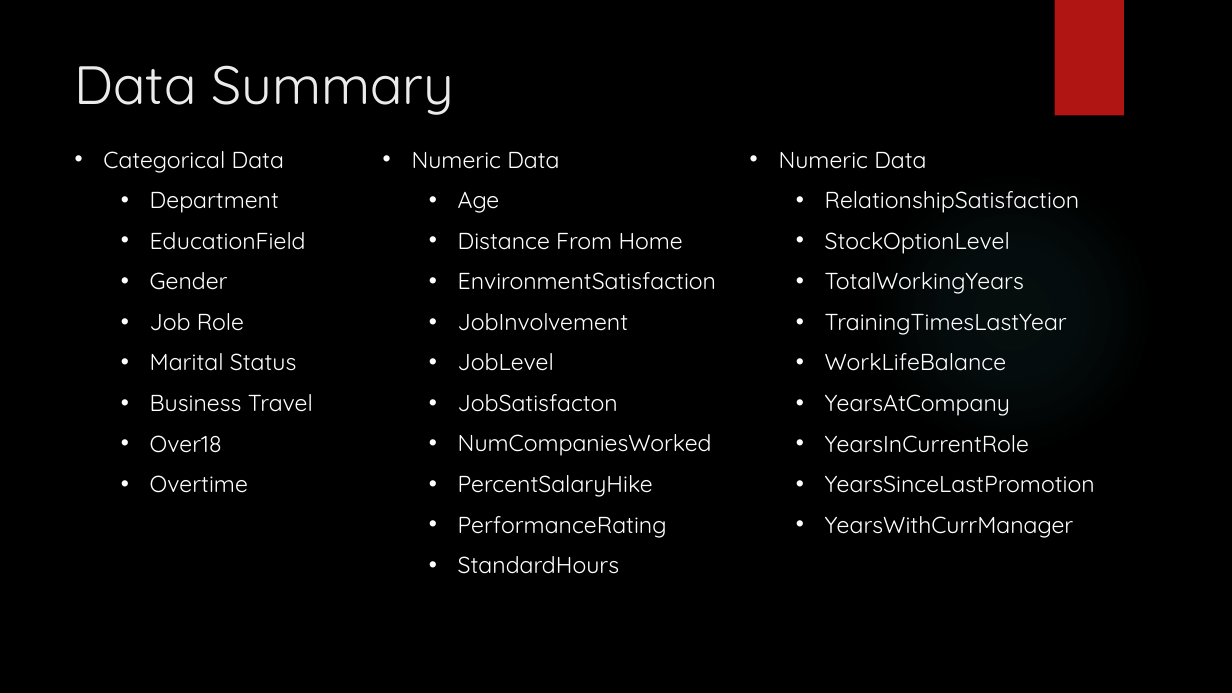
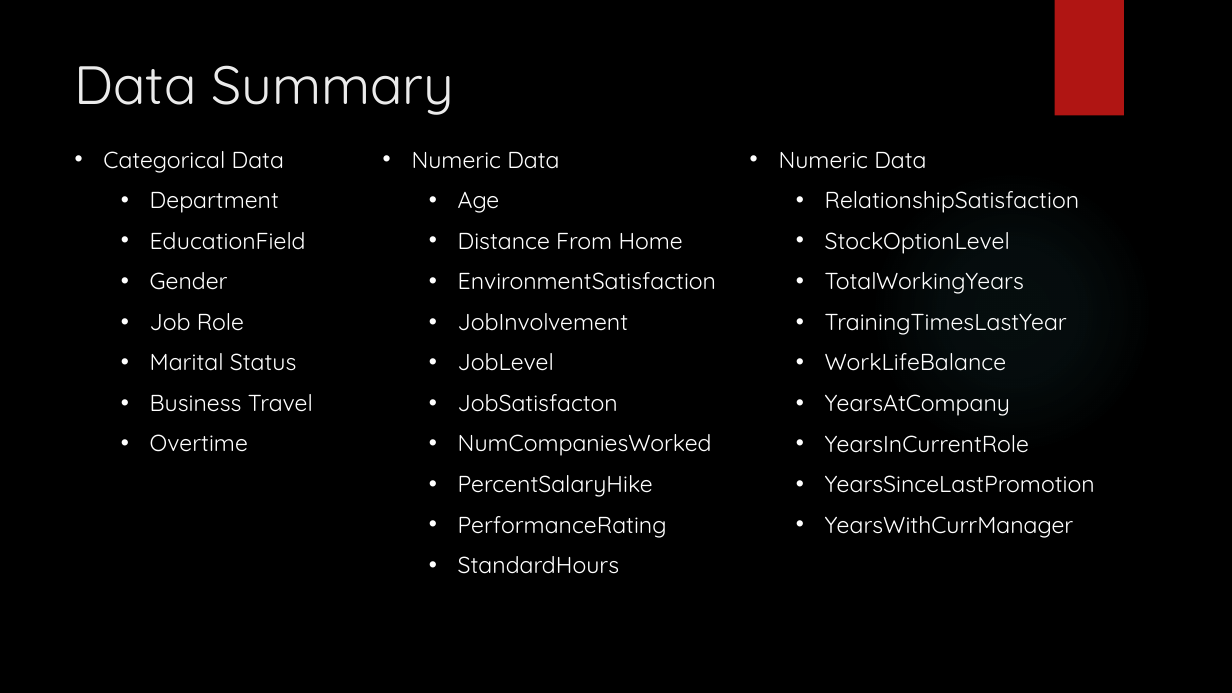
Before and after one commit to rmpalmer/CaseStudy2DDS, a slide deck: slide 4 of Richard_Palmer_Case_Study_2.pptx (slide 3 before the commit). Drawn at 1232x693 pixels with LibreOffice and Linux fonts; fonts in the diff are those of the drawing; background and template pictures are left out. Boxes give left, top, right and bottom in pixels: in the first picture for what was removed or moved away, otherwise in the second. Text is boxed around its words. In the diff, an @@ line names an element or a change of style, - is before the commit and + after.

```diff
--- a/Richard_Palmer_Case_Study_2.pptx
+++ b/Richard_Palmer_Case_Study_2.pptx
@@ text at (150, 435, 222, 453): paragraph removed @@
-  • Over18
```
Also in this commit, not shown: 5 other slides changed, 10 slides added, 5 slides removed.
